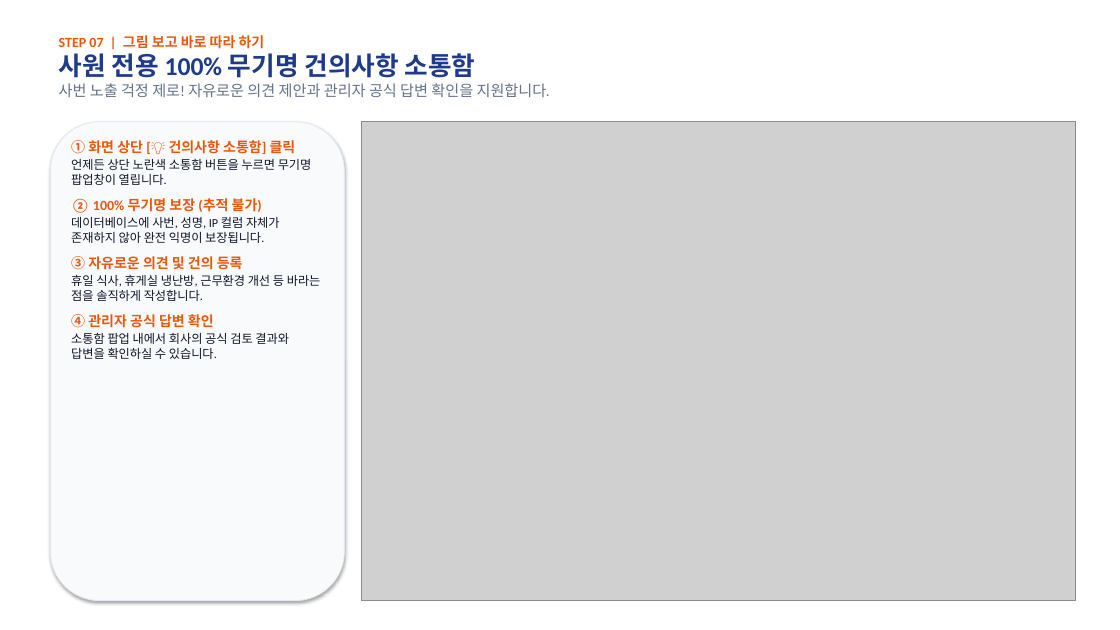
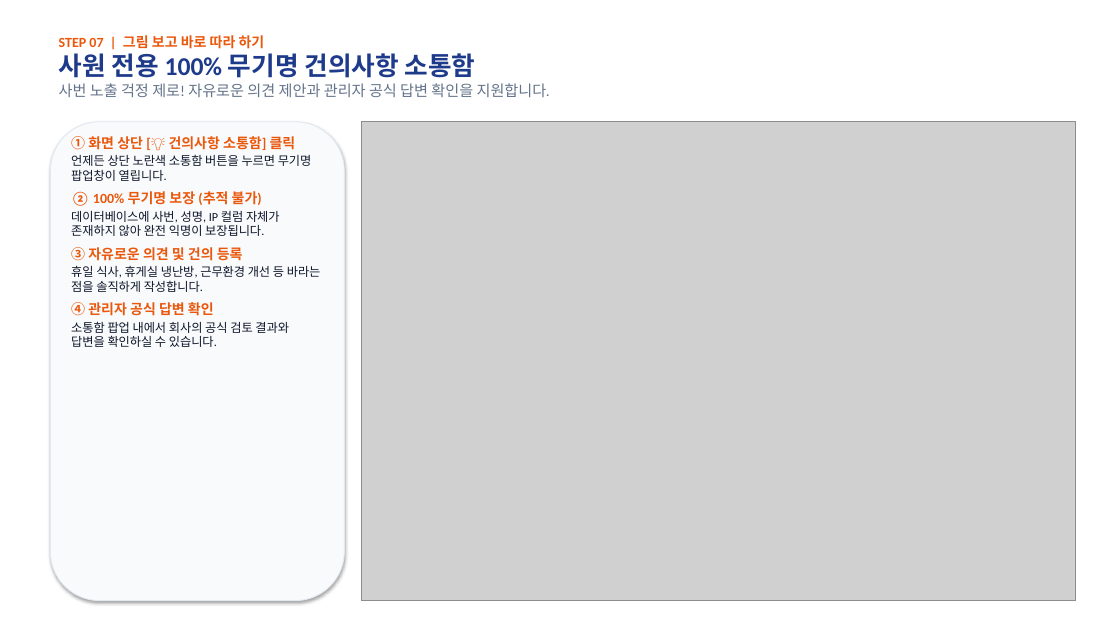
Before and after one commit to rorma34-lab/team-overtime-manager, a slide deck: slide 8 of Overtime_System_Manual.pptx. Drawn at 1120x630 pixels with LibreOffice and Linux fonts; fonts in the diff are those of the drawing; grey boxes stand for pictures. Boxes give left, top, right and bottom in pixels: in the first picture for what was removed or moved away, otherwise in the second. Text is boxed around its words. In the diff, an @@ line names an element or a change of style, - is before the commit and + after.

```diff
--- a/Overtime_System_Manual.pptx
+++ b/Overtime_System_Manual.pptx
@@ text at (x1=71, y1=155, x2=321, y2=347): less space between paragraphs @@
```
Also in this commit, not shown: 11 other slides changed, 3 other files.
